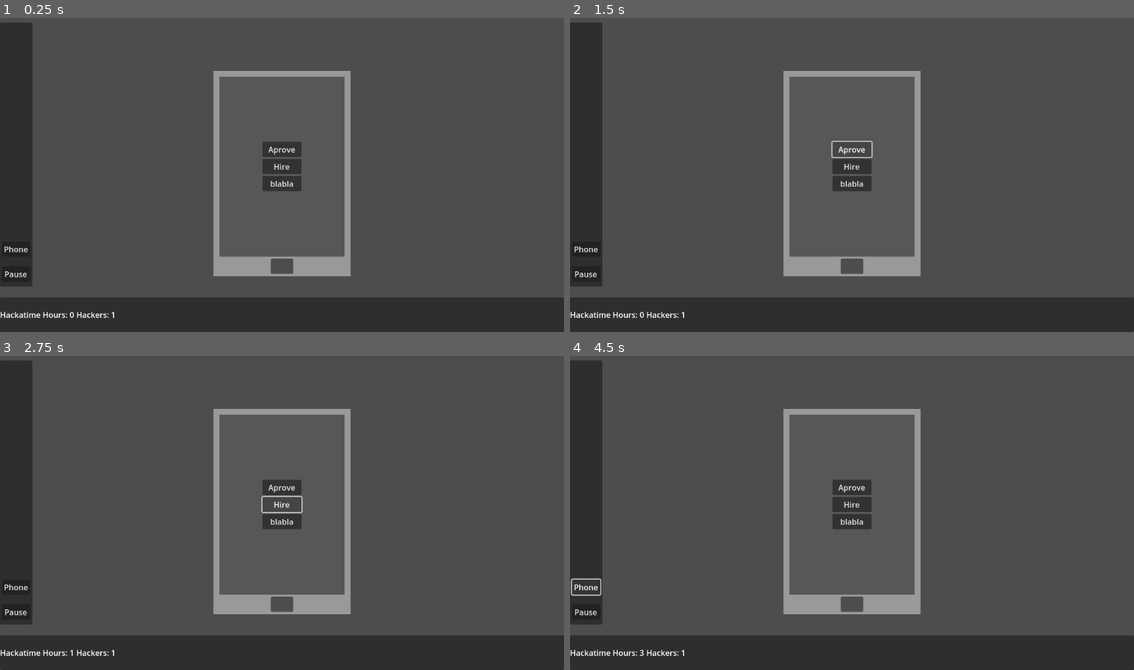
Above: before the commit, frames 1-4 (two rows, left to right).
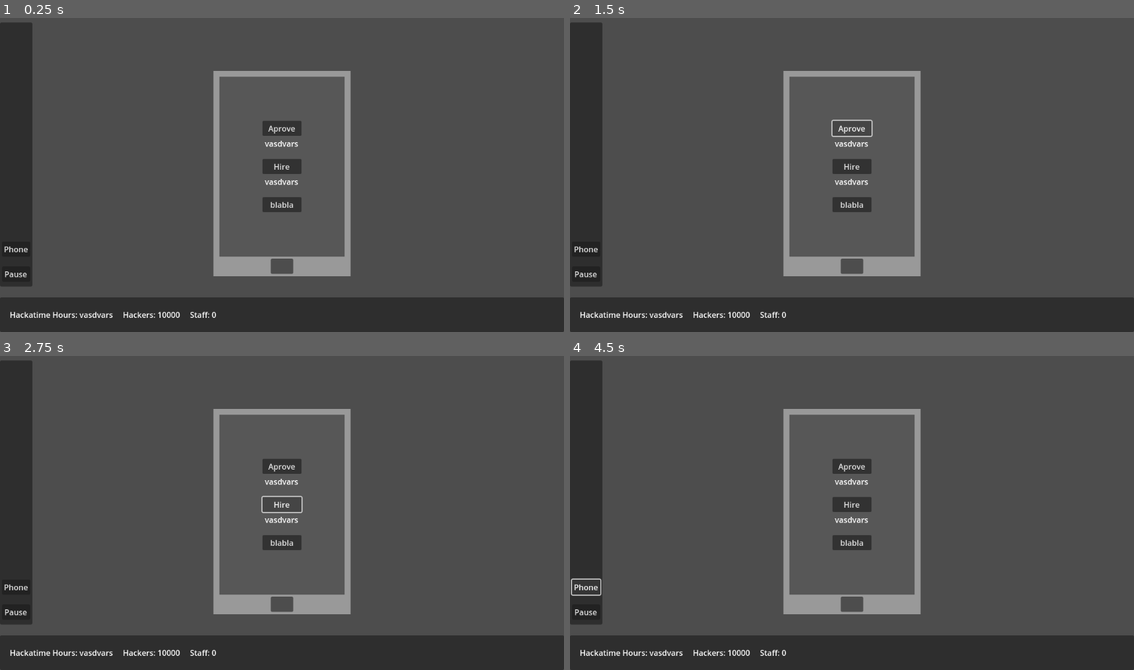
Above: after the commit, the same moments.

Repository: MaxMph/Neighborhood-Sim
Game: Godot game, scene res://main.tscn
The game is run twice, just before and just after one commit, with the same random seed, the same clock (stepped at 60 frames per second) and the same inputs.
Inputs (mouse positions are in pixels of both pictures, inside the frame that each line leads up to):
- Up to frame 1 (0.25 s): no input
- Up to frame 2 (1.5 s): click "Clock" at 0.5 s; click "Aprove" at 1.25 s
- Up to frame 3 (2.75 s): click "Hire" at 2 s
- Up to frame 4 (4.5 s): click "blabla" at 2.75 s; click (852, 604) at 3.5 s; click "Phone" at 4.25 s

The runs differ from the first frame. In frame 1, 1.6% of the frame differs, in the area x 0-54%, y 32-96%; in frame 2, 1.4%; in frame 3, 1.6%; in frame 4, 1.6%.

Commit message:
too much to sumarize here

Diff:
--- /dev/null
+++ b/global.gd
@@ -0,0 +1,30 @@
+extends Node
+
+
+
+func _ready() -> void:
+	pass
+
+
+
+func _process(delta: float) -> void:
+	pass
+
+func displaynum(num):
+	var num_text
+	var digit_length
+	digit_length = str(num).length()
+	digit_length -= 1
+	print(digit_length)
+	#num_text = floor(num * pow(10, digit_length))
+	num_text = floor(num / (num * pow(10, digit_length)))
+	print(num_text)
+
+	return "vasdvars"
+	#if num > 999999:
+		#
+		#num_text = floor(num * 0.00001)
+		#num_text = num_text * 0.1
+		#return str(num_text) + "M"
+	#else:
+		#return str(num)
--- /dev/null
+++ b/hour_particle.gd
@@ -0,0 +1,33 @@
+extends Control
+
+@export var fade_speed = 1.0
+@export var speed = 200
+var fric = 2
+var x_offset = 0.0
+var max_offset = 0.6
+
+var hours = 0
+@onready var text = $Label
+
+func _ready() -> void:
+	print("spawn")
+	text.text = str(hours) + "h"
+	x_offset = randf_range(-max_offset, max_offset)
+
+
+
+
+func _process(delta: float) -> void:
+	position.y += -speed * delta
+	position.x += speed * x_offset * delta
+	speed = speed * (1 - (fric * delta))
+	if text.self_modulate.a == 0:
+		remove()
+	else:
+		text.self_modulate.a -= fade_speed * delta
+
+
+
+func remove():
+	print("remove")
+	queue_free()
--- /dev/null
+++ b/hour_particle.tscn
@@ -0,0 +1,82 @@
+[gd_scene load_steps=5 format=3 uid="uid://bwb4u08el066h"]
+
+[ext_resource type="Script" uid="uid://c3qaq0o22i2i3" path="res://hour_particle.gd" id="1_8l78j"]
+
+[sub_resource type="Animation" id="Animation_f2uyt"]
+length = 0.001
+tracks/0/type = "value"
+tracks/0/imported = false
+tracks/0/enabled = true
+tracks/0/path = NodePath("Label:self_modulate")
+tracks/0/interp = 1
+tracks/0/loop_wrap = true
+tracks/0/keys = {
+"times": PackedFloat32Array(0),
+"transitions": PackedFloat32Array(1),
+"update": 0,
+"values": [Color(1, 1, 1, 1)]
+}
+
+[sub_resource type="Animation" id="Animation_uc6uj"]
+resource_name = "animation"
+length = 0.4
+tracks/0/type = "value"
+tracks/0/imported = false
+tracks/0/enabled = true
+tracks/0/path = NodePath("Label:self_modulate")
+tracks/0/interp = 1
+tracks/0/loop_wrap = true
+tracks/0/keys = {
+"times": PackedFloat32Array(0, 0.4),
+"transitions": PackedFloat32Array(1, 1),
+"update": 0,
+"values": [Color(1, 1, 1, 1), Color(1, 1, 1, 0)]
+}
+tracks/1/type = "method"
+tracks/1/imported = false
+tracks/1/enabled = true
+tracks/1/path = NodePath(".")
+tracks/1/interp = 1
+tracks/1/loop_wrap = true
+tracks/1/keys = {
+"times": PackedFloat32Array(0.4),
+"transitions": PackedFloat32Array(1),
+"values": [{
+"args": [],
+"method": &"remove"
+}]
+}
+
+[sub_resource type="AnimationLibrary" id="AnimationLibrary_2drmv"]
+_data = {
+&"RESET": SubResource("Animation_f2uyt"),
+&"animation": SubResource("Animation_uc6uj")
+}
+
+[node name="hour particle" type="Control"]
+layout_mode = 3
+anchors_preset = 0
+mouse_filter = 2
+script = ExtResource("1_8l78j")
+
+[node name="Label" type="Label" parent="."]
+z_index = 1
+layout_mode = 1
+anchors_preset = 8
+anchor_left = 0.5
+anchor_top = 0.5
+anchor_right = 0.5
+anchor_bottom = 0.5
+offset_left = -10.0
+offset_top = -11.5
+offset_right = 10.0
+offset_bottom = 11.5
+grow_horizontal = 2
+grow_vertical = 2
+text = "8h"
+horizontal_alignment = 1
+
+[node name="AnimationPlayer" type="AnimationPlayer" parent="."]
+libraries = {
+&"": SubResource("AnimationLibrary_2drmv")
+}
--- a/main.gd
+++ b/main.gd
@@ -1,28 +1,45 @@
 extends Control
 
 var hours_logged = 0
-var hackers = 1
+var hackers = 10000
 var reviewers = 1
 var staff = 0
 var staff_clicked = 0
+
+var aplicant_price = 100
+var staff_price = 200
+
+@onready var particle = preload("res://hour_particle.tscn")
 
 func _ready() -> void:
 	pass
 
 
 func _process(delta: float) -> void:
-	$"HUD/HBoxContainer/hours logged".text = "Hackatime Hours: " + str(hours_logged)
-	$HUD/HBoxContainer/hackers.text = "Hackers: " + str(hackers)
+	$"HUD/MarginContainer/HBoxContainer/hours logged".text = "Hackatime Hours: " + Global.displaynum(hours_logged)
+	$HUD/MarginContainer/HBoxContainer/hackers.text = "Hackers: " + str(hackers)
+	$HUD/MarginContainer/HBoxContainer/staff.text = "Staff: " + str(staff)
+
+	$phone/MarginContainer/PanelContainer/VBoxContainer/VBoxContainer/price.text = Global.displaynum(aplicant_price)
+	$phone/MarginContainer/PanelContainer/VBoxContainer/VBoxContainer2/price.text = Global.displaynum(staff_price)
 
 
 func clock_ticked() -> void:
-	hours_logged += hackers
+	var hours_perclick = hackers
+	hours_logged += hours_perclick
+	$Clock/AnimationPlayer.stop()
+	$Clock/AnimationPlayer.play("button")
+	var new_particle = particle.instantiate()
+	new_particle.hours = hours_perclick
+	new_particle.global_position = Vector2.ZERO
+	$particle_spawn.add_child(new_particle)
 
 
 func aplicant_aproved() -> void:
-	if hours_logged >= 100:
-		hours_logged -= 100
+	if hours_logged >= aplicant_price:
+		hours_logged -= aplicant_price
 		hackers += reviewers
+		aplicant_price = aplicant_price * 1.25
 
 
 func _on_staff_timeout() -> void:
@@ -30,10 +47,12 @@
 		staff_clicked += 1
 		clock_ticked()
 		_on_staff_timeout()
-		print("staff click")
 	else:
 		staff_clicked = 0
 
 
 func _on_hire_pressed() -> void:
-	staff += 1
+	if hours_logged >= staff_price:
+		staff += 1
+		hours_logged -= staff_price
+		staff_price += roundi(staff_price * 0.25)
--- a/main.tscn
+++ b/main.tscn
@@ -1,7 +1,69 @@
-[gd_scene load_steps=5 format=3 uid="uid://btyxylbnxfl5d"]
+[gd_scene load_steps=8 format=3 uid="uid://btyxylbnxfl5d"]
 
 [ext_resource type="Script" uid="uid://0ba1rxi8elb3" path="res://main.gd" id="1_ig7tw"]
 [ext_resource type="Script" uid="uid://sh88rdhbxolr" path="res://phone.gd" id="2_0xm2m"]
+
+[sub_resource type="Animation" id="Animation_h2yge"]
+length = 0.001
+tracks/0/type = "value"
+tracks/0/imported = false
+tracks/0/enabled = true
+tracks/0/path = NodePath(".:scale")
+tracks/0/interp = 1
+tracks/0/loop_wrap = true
+tracks/0/keys = {
+"times": PackedFloat32Array(0),
+"transitions": PackedFloat32Array(1),
+"update": 0,
+"values": [Vector2(1, 1)]
+}
+tracks/1/type = "value"
+tracks/1/imported = false
+tracks/1/enabled = true
+tracks/1/path = NodePath(".:pivot_offset")
+tracks/1/interp = 1
+tracks/1/loop_wrap = true
+tracks/1/keys = {
+"times": PackedFloat32Array(0),
+"transitions": PackedFloat32Array(1),
+"update": 0,
+"values": [Vector2(0, 0)]
+}
+
+[sub_resource type="Animation" id="Animation_0xm2m"]
+resource_name = "button"
+length = 0.12
+step = 0.01
+tracks/0/type = "value"
+tracks/0/imported = false
+tracks/0/enabled = true
+tracks/0/path = NodePath(".:scale")
+tracks/0/interp = 1
+tracks/0/loop_wrap = true
+tracks/0/keys = {
+"times": PackedFloat32Array(0, 0.05, 0.12),
+"transitions": PackedFloat32Array(1, 1, 1),
+"update": 0,
+"values": [Vector2(1, 1), Vector2(1.25, 1.25), Vector2(1, 1)]
+}
+tracks/1/type = "value"
+tracks/1/imported = false
+tracks/1/enabled = true
+tracks/1/path = NodePath(".:pivot_offset")
+tracks/1/interp = 1
+tracks/1/loop_wrap = true
+tracks/1/keys = {
+"times": PackedFloat32Array(0, 0.05, 0.12),
+"transitions": PackedFloat32Array(1, 1, 1),
+"update": 0,
+"values": [Vector2(0, 0), Vector2(25, 0), Vector2(0, 0)]
+}
+
+[sub_resource type="AnimationLibrary" id="AnimationLibrary_1bvp3"]
+_data = {
+&"RESET": SubResource("Animation_h2yge"),
+&"button": SubResource("Animation_0xm2m")
+}
 
 [sub_resource type="StyleBoxFlat" id="StyleBoxFlat_ig7tw"]
 
@@ -17,6 +79,16 @@
 grow_vertical = 2
 script = ExtResource("1_ig7tw")
 
+[node name="particle_spawn" type="Control" parent="."]
+layout_mode = 1
+anchors_preset = 8
+anchor_left = 0.5
+anchor_top = 0.5
+anchor_right = 0.5
+anchor_bottom = 0.5
+grow_horizontal = 2
+grow_vertical = 2
+
 [node name="Clock" type="Button" parent="."]
 layout_mode = 1
 anchors_preset = 8
@@ -36,6 +108,11 @@
 wait_time = 2.0
 autostart = true
 
+[node name="AnimationPlayer" type="AnimationPlayer" parent="Clock"]
+libraries = {
+&"": SubResource("AnimationLibrary_1bvp3")
+}
+
 [node name="HUD" type="PanelContainer" parent="."]
 layout_mode = 1
 anchors_preset = 7
@@ -49,19 +126,25 @@
 grow_horizontal = 2
 grow_vertical = 0
 
-[node name="HBoxContainer" type="HBoxContainer" parent="HUD"]
-layout_mode = 2
-
-[node name="hours logged" type="Label" parent="HUD/HBoxContainer"]
+[node name="MarginContainer" type="MarginContainer" parent="HUD"]
+layout_mode = 2
+theme_override_constants/margin_left = 20
+
+[node name="HBoxContainer" type="HBoxContainer" parent="HUD/MarginContainer"]
+layout_mode = 2
+theme_override_constants/separation = 20
+
+[node name="hours logged" type="Label" parent="HUD/MarginContainer/HBoxContainer"]
 layout_mode = 2
 text = "Hackatime Hours: 0"
 
-[node name="hackers" type="Label" parent="HUD/HBoxContainer"]
+[node name="hackers" type="Label" parent="HUD/MarginContainer/HBoxContainer"]
 layout_mode = 2
 text = "Hackers: 1"
 
-[node name="MarginContainer" type="MarginContainer" parent="HUD"]
-layout_mode = 2
+[node name="staff" type="Label" parent="HUD/MarginContainer/HBoxContainer"]
+layout_mode = 2
+text = "Staff: 0"
 
 [node name="phone" type="PanelContainer" parent="."]
 custom_minimum_size = Vector2(280, 420)
@@ -93,21 +176,38 @@
 
 [node name="VBoxContainer" type="VBoxContainer" parent="phone/MarginContainer/PanelContainer"]
 layout_mode = 2
+theme_override_constants/separation = 20
 alignment = 1
 
-[node name="aprove" type="Button" parent="phone/MarginContainer/PanelContainer/VBoxContainer"]
+[node name="VBoxContainer" type="VBoxContainer" parent="phone/MarginContainer/PanelContainer/VBoxContainer"]
+layout_mode = 2
+
+[node name="aprove" type="Button" parent="phone/MarginContainer/PanelContainer/VBoxContainer/VBoxContainer"]
 custom_minimum_size = Vector2(80, 0)
 layout_mode = 2
 size_flags_horizontal = 4
 size_flags_vertical = 4
 text = "Aprove"
 
-[node name="hire" type="Button" parent="phone/MarginContainer/PanelContainer/VBoxContainer"]
+[node name="price" type="Label" parent="phone/MarginContainer/PanelContainer/VBoxContainer/VBoxContainer"]
+layout_mode = 2
+text = "$100"
+horizontal_alignment = 1
+
+[node name="VBoxContainer2" type="VBoxContainer" parent="phone/MarginContainer/PanelContainer/VBoxContainer"]
+layout_mode = 2
+
+[node name="hire" type="Button" parent="phone/MarginContainer/PanelContainer/VBoxContainer/VBoxContainer2"]
 custom_minimum_size = Vector2(80, 0)
 layout_mode = 2
 size_flags_horizontal = 4
 size_flags_vertical = 4
 text = "Hire"
+
+[node name="price" type="Label" parent="phone/MarginContainer/PanelContainer/VBoxContainer/VBoxContainer2"]
+layout_mode = 2
+text = "$200"
+horizontal_alignment = 1
 
 [node name="hire2" type="Button" parent="phone/MarginContainer/PanelContainer/VBoxContainer"]
 custom_minimum_size = Vector2(80, 0)
@@ -159,7 +259,7 @@
 
 [connection signal="pressed" from="Clock" to="." method="clock_ticked"]
 [connection signal="timeout" from="Clock/Staff" to="." method="_on_staff_timeout"]
-[connection signal="pressed" from="phone/MarginContainer/PanelContainer/VBoxContainer/aprove" to="." method="aplicant_aproved"]
-[connection signal="pressed" from="phone/MarginContainer/PanelContainer/VBoxContainer/hire" to="." method="_on_hire_pressed"]
+[connection signal="pressed" from="phone/MarginContainer/PanelContainer/VBoxContainer/VBoxContainer/aprove" to="." method="aplicant_aproved"]
+[connection signal="pressed" from="phone/MarginContainer/PanelContainer/VBoxContainer/VBoxContainer2/hire" to="." method="_on_hire_pressed"]
 [connection signal="pressed" from="phone/AspectRatioContainer/home button" to="phone" method="_on_phone_pressed"]
 [connection signal="pressed" from="PanelContainer2/MarginContainer/VBoxContainer/phone" to="phone" method="_on_phone_pressed"]
--- a/project.godot
+++ b/project.godot
@@ -14,6 +14,10 @@
 run/main_scene="uid://btyxylbnxfl5d"
 config/features=PackedStringArray("4.4", "Forward Plus")
 
+[autoload]
+
+Global="*res://global.gd"
+
 [editor_plugins]
 
 enabled=PackedStringArray("res://addons/godot_super-wakatime/plugin.cfg")
Not shown, added: global.gd.uid
Not shown, added: hour_particle.gd.uid
